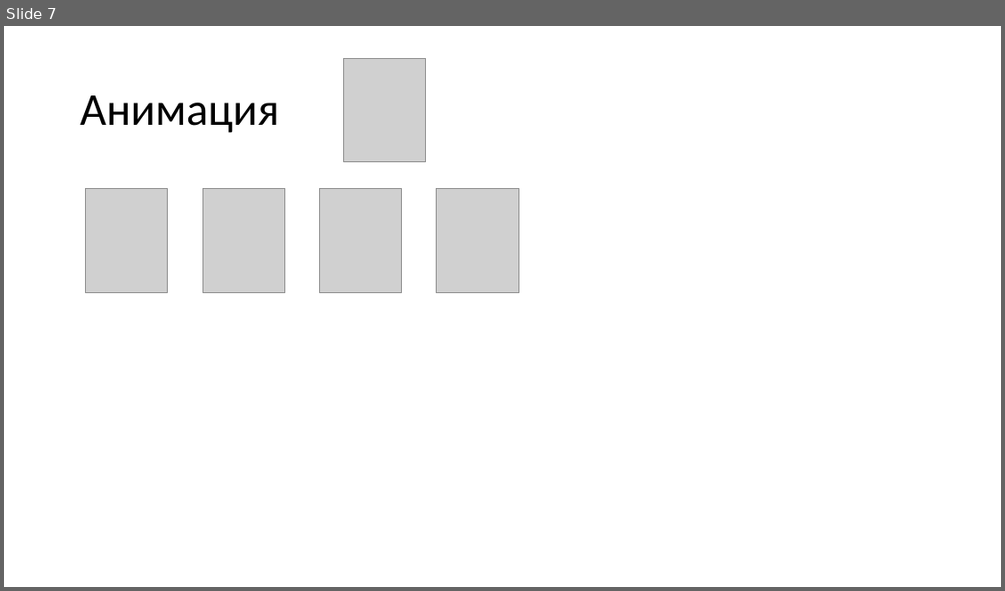
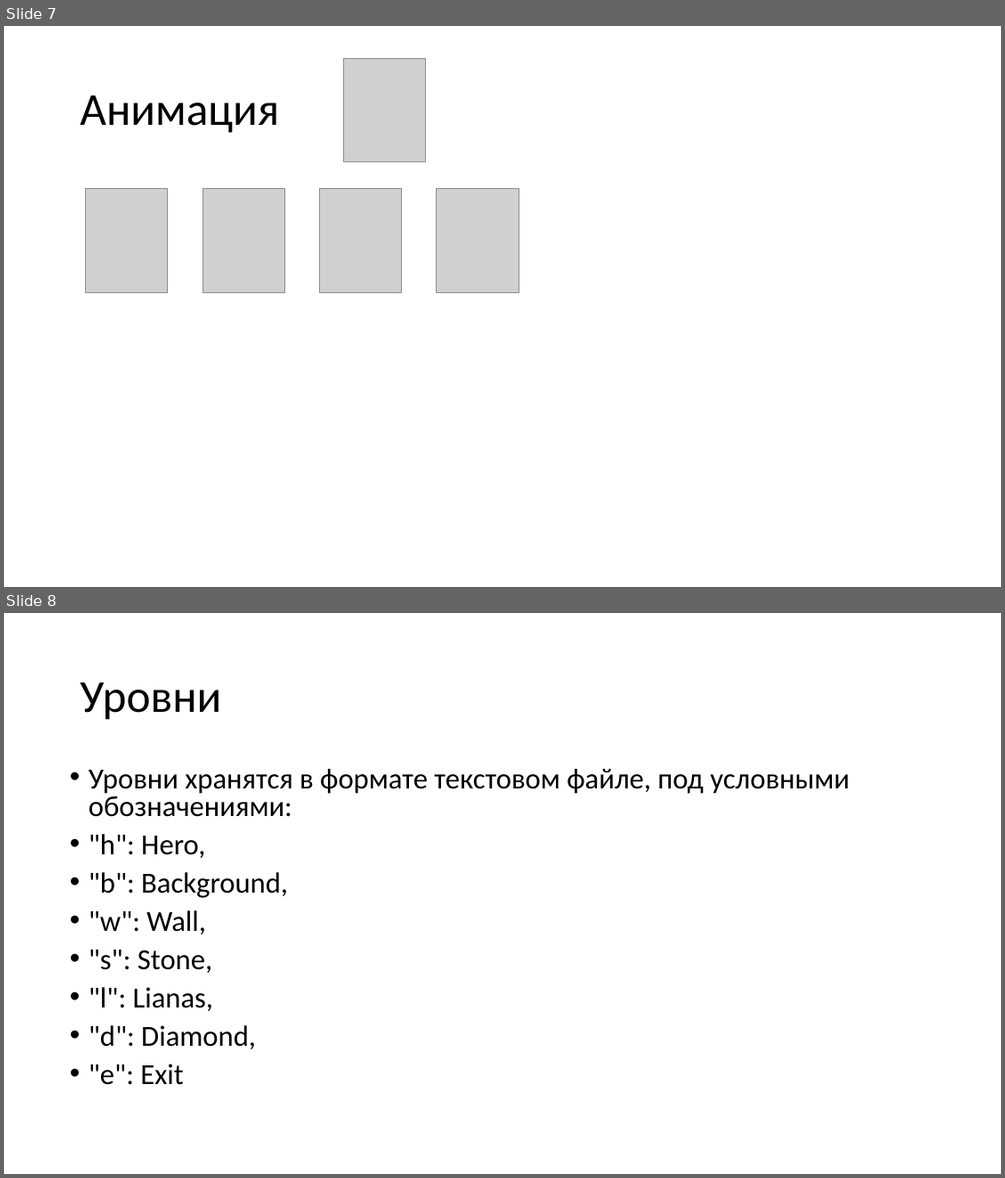
Before and after one commit to Scheise45/projeckt_2, a slide deck: документы/проект2.pptx. Shown one above the other, each under a label of ours: slide 7 before the commit, slides 7 and 8 after it. The pictures are 1005x591 and 1005x1178 pixels, drawn with LibreOffice and Linux fonts; fonts in the diff are those of the drawing; grey boxes stand for pictures. Boxes give left, top, right and bottom in pixels: in the first picture for what was removed or moved away, otherwise in the second. Text is boxed around its words. In the diff, an @@ line names an element or a change of style, - is before the commit and + after.

```diff
--- a/документы/проект2.pptx
+++ b/документы/проект2.pptx
@@ slide 8 added at [4,613,1001,1174], background #FFFFFF @@
@@ title added at [80,682,221,720], 44 pt, text #000000 @@
+Уровни
@@ text added at [89,769,850,1085], 28 pt, text #000000 @@
+• Уровни хранятся в формате текстовом файле, под условными обозначениями:
+• "h": Hero,
+• "b": Background,
+• "w": Wall,
+• "s": Stone,
+• "l": Lianas,
+• "d": Diamond,
+• "e": Exit
```
Also in this commit, not shown: 7 slides changed, 3 other slides added, 1 slide removed, 7 other files.
